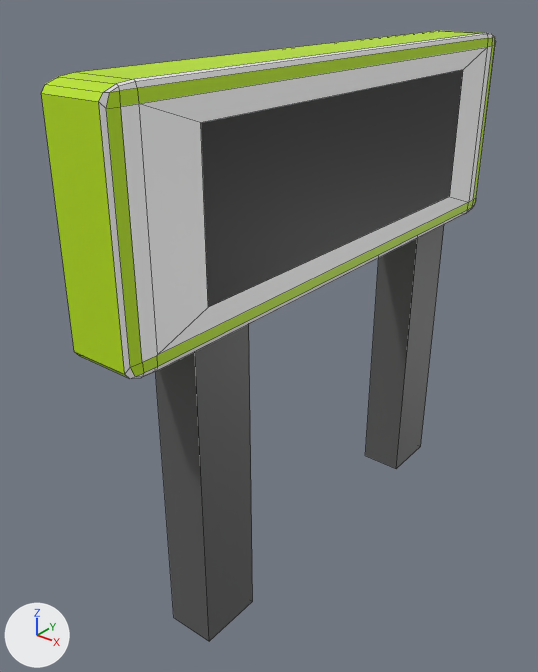
The FBX model C3Runner/Assets/Models/Decoracion/Alcantarilla/CartelAlcantarilla.fbx, before and after one commit.
The view is the same before and after, from a 50 mm lens placed at (1.7, -1.74, 2.49), pointed at (-0.17, 0.59, 1.04). Every picture has the same lights, and +X, +Y and +Z are marked at lower left. Mesh edges are drawn as thin lines. Where no turn or scale is listed for an object, it has been applied to the vertices.
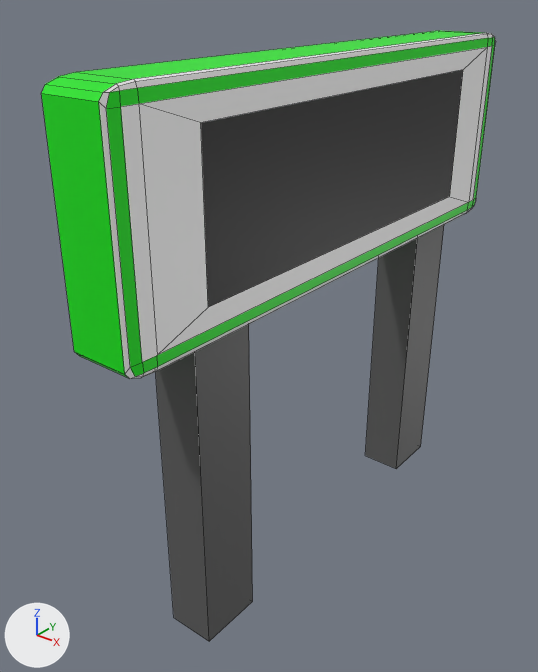
Commit message: Cartel Alcantarilla fix

The change in detail:
Material 'Material.002' (mat_material_002) changes colour from green #bbe700 to green #00e704; in linear values from (0.494, 0.8, 0.0) to (0.0, 0.8, 0.00123).

Changed parts and their boxes [x1, y1, x2, y2] in the pictures (538 x 672 px):
'Cube', recoloured
    both: [41, 31, 495, 378]
